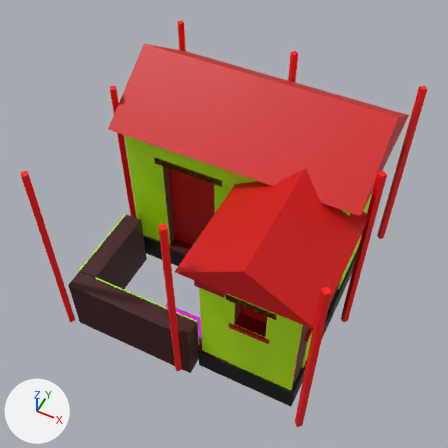
Renders of the glTF model game/models/common_housing_4_lod1.glb from each side of a commit.
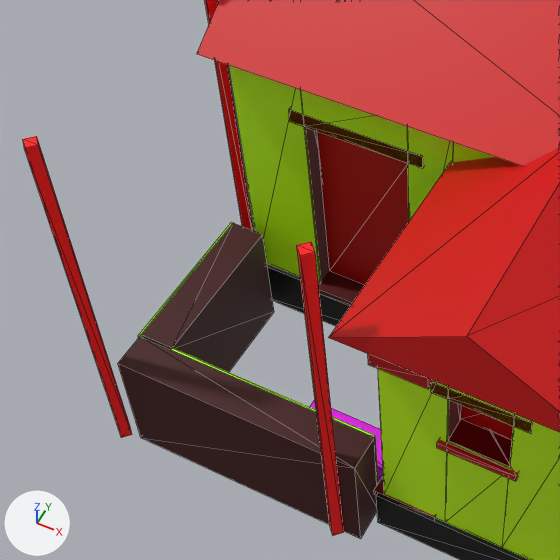
Old and new are each drawn whole from a 50 mm camera at (2.34, -3.88, 4.21) aimed at (0.97, -1.14, 0.78) and again close up on the part from 2% to 65% of the width and 23% to 86% of the height. The lights are fixed; the arrows at lower left show +X, +Y and +Z. The last two pictures show the newer version. The close-ups show mesh edges as thin lines. Vertices at exactly the same position are counted once.

Objects in the first close-up: 'common_housing_4_lod1'.
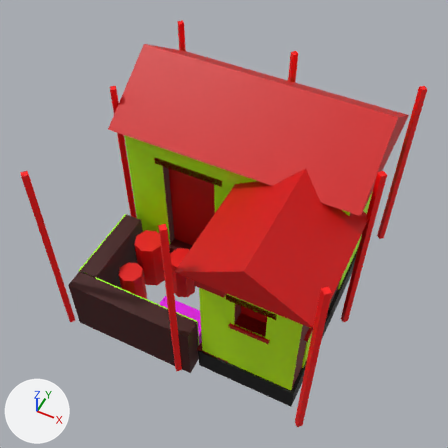
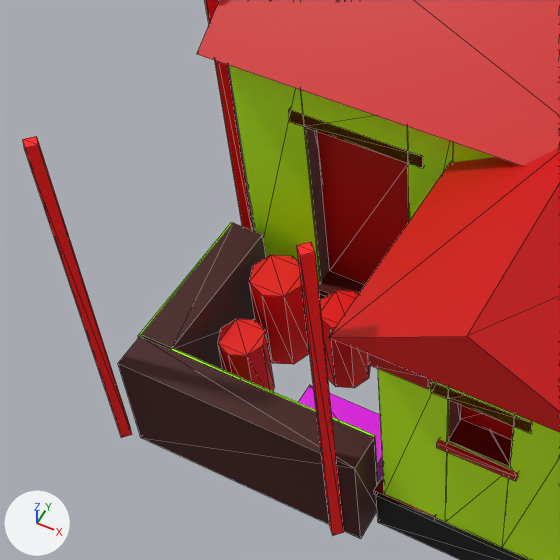
Pixel boxes [x1, y1, x2, y2] of what changed, in the close-ups (560 x 560 px):
part 1 of me_common_housing_4_lod1, added (red): after [249, 255, 309, 364]
part 2 of me_common_housing_4_lod1, added (red): after [320, 290, 371, 388]
part 3 of me_common_housing_4_lod1, added (red): after [218, 319, 275, 391]
part 4 of me_common_housing_4_lod1, added (pink): after [299, 385, 383, 482]
part 5 of me_common_housing_4_lod1, deleted: before [310, 401, 383, 482]

Edits to the bpy script that builds the scene:
```text
Change me_common_housing_4_lod1:
    used by ob_common_housing_4_lod1; location = (0.0, 0.0, 0.0)
    remove me_common_housing_4_lod1.from_pydata(...)  # 516 vertices, 994 faces; spans x 0.0..2.0, y -2.0..0.0, z 0.0..1.75
    add me_common_housing_4_lod1.from_pydata(...)  # 564 vertices, 1078 faces; spans x 0.0..2.0, y -2.0..0.0, z 0.0..1.75
    me_common_housing_4_lod1 part 1: a new loose piece, an 8-sided cylinder along z spanning x 0.27..0.49, y -1.41..-1.19, z 0.0..0.45, in mat_defaultmaterial
    me_common_housing_4_lod1 part 2: a new loose piece, an 8-sided cylinder along z spanning x 0.57..0.78, y -1.4..-1.2, z 0.0..0.4, in mat_defaultmaterial
    me_common_housing_4_lod1 part 3: a new loose piece, an 8-sided cylinder along z spanning x 0.28..0.48, y -1.68..-1.48, z 0.0..0.37, in mat_defaultmaterial
    me_common_housing_4_lod1 part 4: a new loose piece, a box spanning x 0.69..1.09, y -1.81..-1.6, z 0.0..0.28, in mat_defaultmaterial
    me_common_housing_4_lod1 part 5: the loose piece of 8 vertices spanning x 0.7..1.1, y -1.75..-1.6, z 0.0..0.17 is deleted
```
